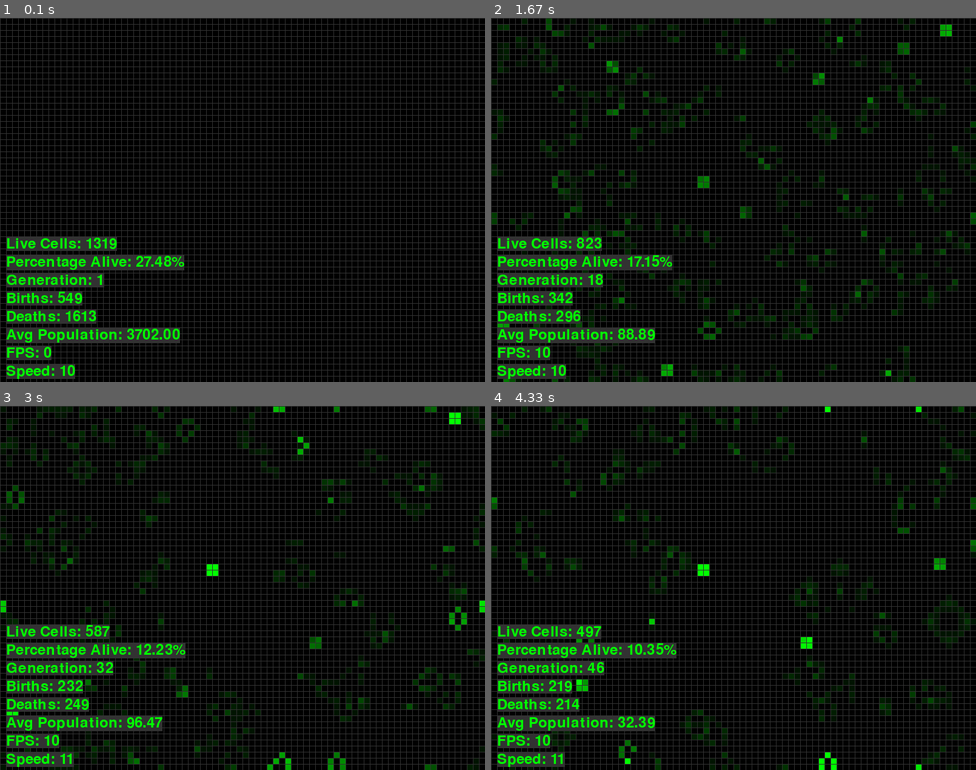
Above: before the commit, frames 1-4 (two rows, left to right).
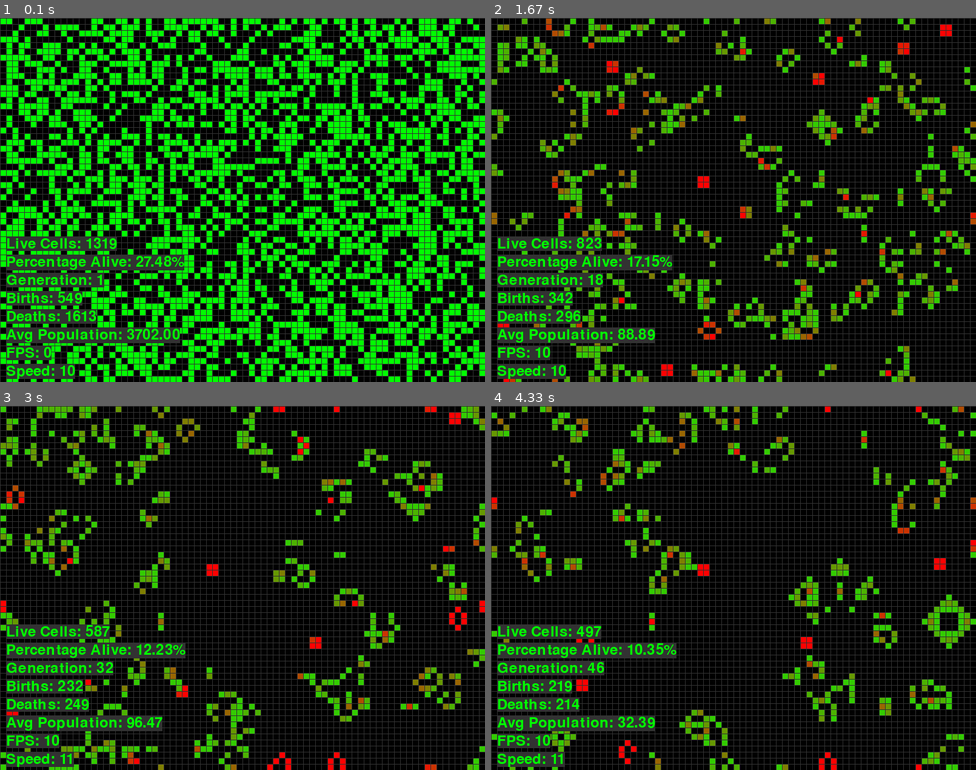
Above: after the commit, the same moments.

Repository: PawiX25/pygame-conways-game-of-life
Game: pygame game, started from game.py
The game is run twice, just before and just after one commit, with the same random seed, the same clock (stepped at 60 frames per second) and the same inputs.
Inputs (mouse positions are in pixels of both pictures, inside the frame that each line leads up to):
- Up to frame 1 (0.1 s): no input
- Up to frame 2 (1.67 s): hold Up 0.33-0.8 s; move the mouse to (714, 214) at 0.37 s; hold Down 0.83-1.13 s; move the mouse to (733, 221) at 0.87 s; hold Up 1.17-1.53 s; move the mouse to (617, 203) at 1.2 s; hold Down from 1.57 s (still down); move the mouse to (782, 280) at 1.6 s
- Up to frame 3 (3 s): release Down at 1.93 s; hold Up 1.97-2.27 s; move the mouse to (92, 675) at 2 s; hold Down 2.3-2.6 s; move the mouse to (421, 715) at 2.33 s; hold Up from 2.63 s (still down); move the mouse to (300, 620) at 2.67 s
- Up to frame 4 (4.33 s): release Up at 3 s; hold Down 3.03-3.4 s; move the mouse to (743, 464) at 3.07 s; hold Up 3.43-3.73 s; move the mouse to (617, 515) at 3.47 s; hold Down 3.77-4.07 s; move the mouse to (709, 682) at 3.8 s; hold Up from 4.1 s (still down); move the mouse to (733, 631) at 4.13 s

The runs differ from the first frame. In frame 1, 37% of the frame differs, in the area x 0-100%, y 0-100%; in frame 2, 12%; in frame 3, 9.7%; in frame 4, 7.9%.

Commit message:
Improve cell visualization by interpolating color from green to red based on age

Diff:
--- a/game.py
+++ b/game.py
@@ -14,6 +14,7 @@
     "WHITE": (255, 255, 255),
     "BLACK": (0, 0, 0),
     "GREEN": (0, 255, 0),
+    "RED": (255, 0, 0),
     "GRID_COLOR": (50, 50, 50),
     "TEXT_BG_COLOR": (50, 50, 50),
     "FONT_SIZE": 36,
@@ -41,6 +42,7 @@
 WHITE = config["WHITE"]
 BLACK = config["BLACK"]
 GREEN = config["GREEN"]
+RED = config["RED"]
 GRID_COLOR = config["GRID_COLOR"]
 TEXT_BG_COLOR = config["TEXT_BG_COLOR"]
 
@@ -50,6 +52,9 @@
 clock = pygame.time.Clock()
 
 font = pygame.font.SysFont(None, config["FONT_SIZE"])
+
+def interpolate_color(start_color, end_color, factor):
+    return tuple(int(start + (end - start) * factor) for start, end in zip(start_color, end_color))
 
 def initialize_grid():
     return np.random.randint(2, size=(GRID_WIDTH, GRID_HEIGHT))
@@ -88,7 +93,8 @@
         for y in range(GRID_HEIGHT):
             if grid[x, y] == 1:
                 age = age_grid[x, y]
-                color = (0, min(255, age * 10), 0)  # Green color with intensity based on age
+                factor = min(age / 10.0, 1.0)
+                color = interpolate_color(GREEN, RED, factor)
             else:
                 color = BLACK
             pygame.draw.rect(screen, color, pygame.Rect(x * CELL_SIZE, y * CELL_SIZE, CELL_SIZE, CELL_SIZE))
